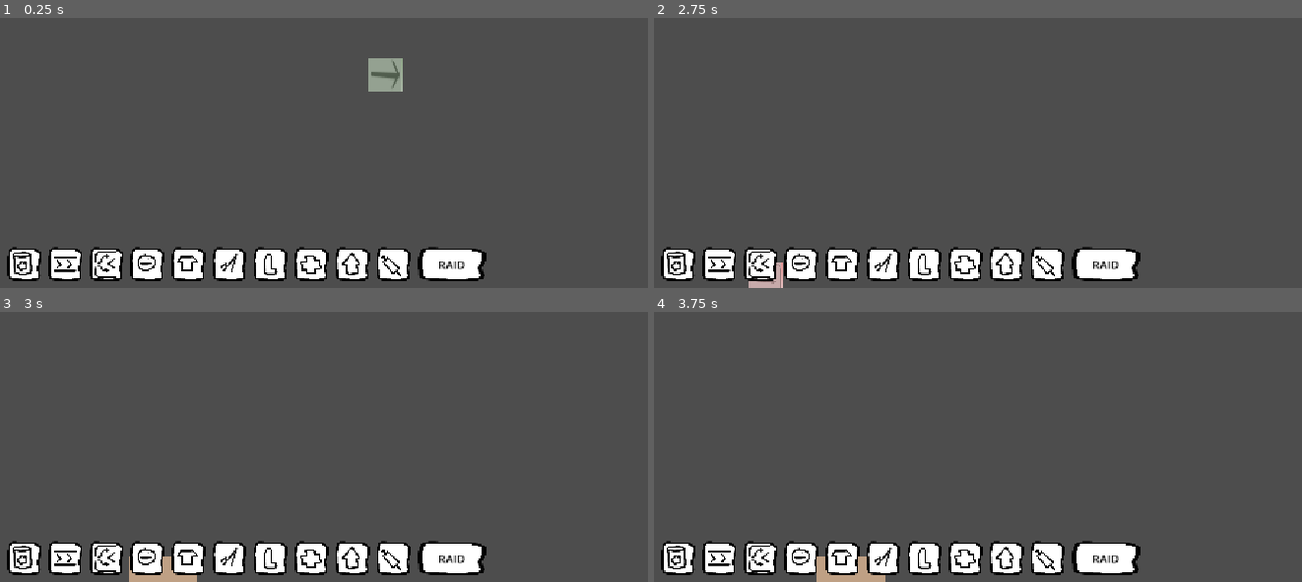
Above: before the commit, frames 1-4 (two rows, left to right).
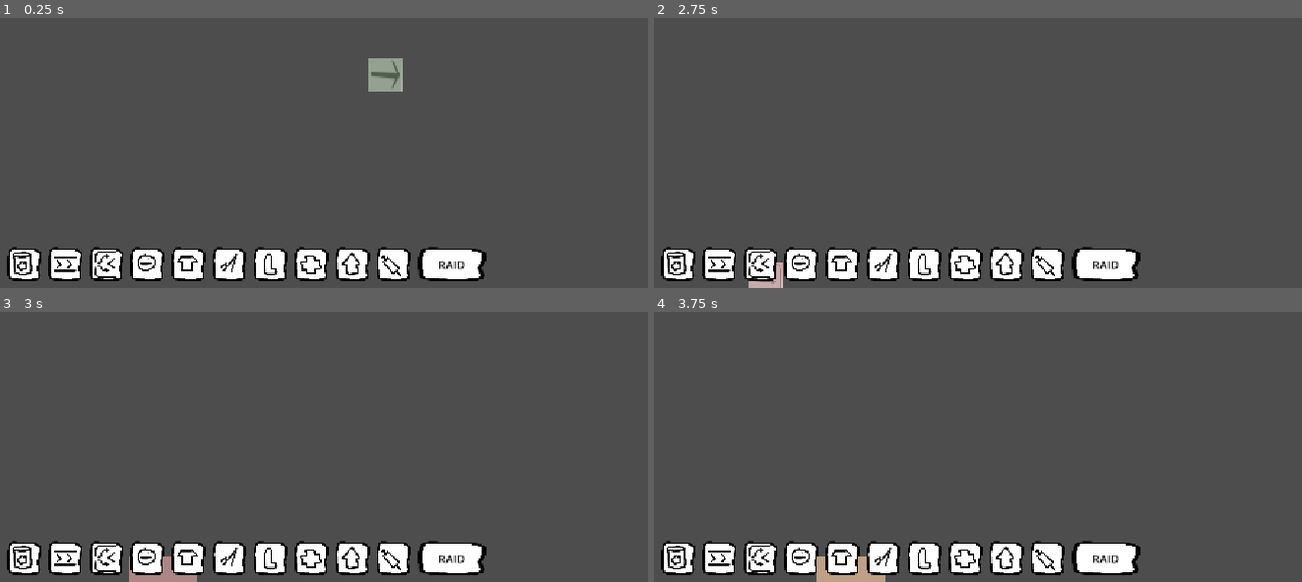
Above: after the commit, the same moments.

Repository: Schlutzkrapfen/Camara-Game
Game: Godot game, scene res://Levels/main_scene.tscn
The game is run twice, just before and just after one commit, with the same random seed, the same clock (stepped at 60 frames per second) and the same inputs.
Inputs (mouse positions are in pixels of both pictures, inside the frame that each line leads up to):
- Up to frame 1 (0.25 s): no input
- Up to frame 2 (2.75 s): click (679, 263) at 0.5 s; click (718, 263) at 1.25 s; click (757, 263) at 2 s
- Up to frame 3 (3 s): click (149, 557) at 2.75 s
- Up to frame 4 (3.75 s): click (841, 557) at 3.5 s

Frames 1-2 are identical in both runs. In frame 3, 0.4% of the frame differs, in the area x 19-31%, y 90-100%; in frame 4, nothing differs.

Commit message:
feat: Testing graphics Stuff

Diff:
--- a/Resourcen/head_maker.tres
+++ b/Resourcen/head_maker.tres
@@ -6,11 +6,11 @@
 
 [resource]
 script = ExtResource("2_qto3q")
-size = Vector2i(2, 2)
-tilemap_id = 3
+size = Vector2i(2, 1)
+tilemap_id = 5
 craft_time = 1.0
 input = Array[Script]([ExtResource("1_6bj6n")])
 output = Array[PackedScene]([ExtResource("2_8cuug")])
 output_tile = Dictionary[Vector2i, int]({
-Vector2i(1, 1): 0
+Vector2i(1, 0): 0
 })
Binary file added: assets/Sprites/Factories/Aliver.png
Not shown, added: assets/Sprites/Factories/Aliver.png.import
Binary file added: assets/Sprites/Factories/Combiner.png
Not shown, added: assets/Sprites/Factories/Combiner.png.import
Binary file added: assets/Sprites/Factories/ConveyorBelt.png
Not shown, added: assets/Sprites/Factories/ConveyorBelt.png.import
Binary file added: assets/Sprites/Factories/HeadFactory.png
Not shown, added: assets/Sprites/Factories/HeadFactory.png.import
Binary file added: assets/Sprites/Factories/HeadFactory_Bottom.png
Not shown, added: assets/Sprites/Factories/HeadFactory_Bottom.png.import
Binary file added: assets/Sprites/Factories/HeadFactory_Up.png
Not shown, added: assets/Sprites/Factories/HeadFactory_Up.png.import
(and 10 more such lines)
